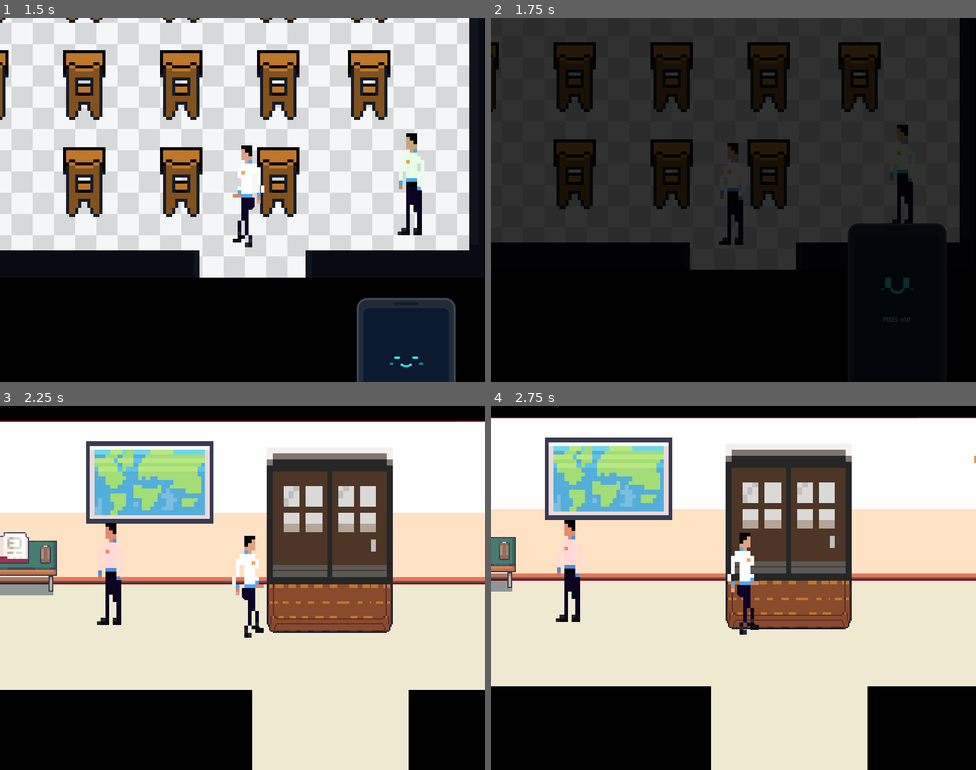
Above: before the commit, frames 1-4 (two rows, left to right).
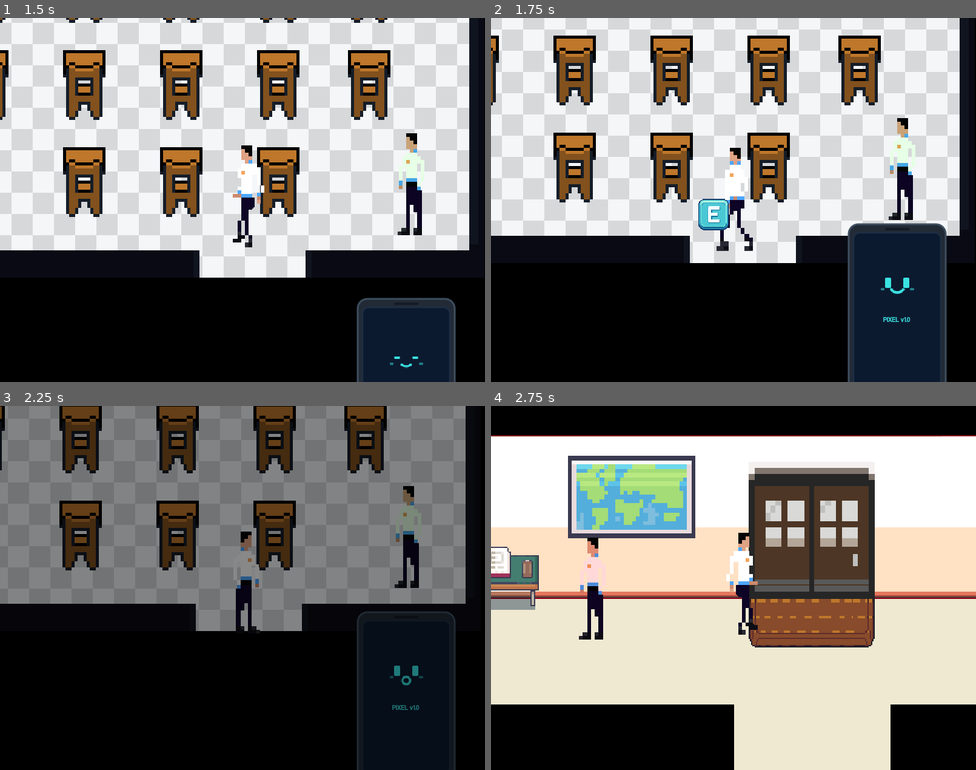
Above: after the commit, the same moments.

Repository: WilliamOramas/Juego-de-godot
Game: Godot game, scene res://src/levels/classroom_1.tscn
Same seed, same stepped clock (60 frames per second), same inputs: the game is played once before the commit and once after it. This scene is started directly instead of the project's main scene.
Inputs (mouse positions are in pixels of both pictures, inside the frame that each line leads up to):
- Up to frame 1 (1.5 s): tap Enter (ui_accept) at 0.5 s; move the mouse to (349, 181) at 0.52 s; hold D (ui_right) 0.53-1.28 s; hold Enter (ui_accept) 0.53-1.28 s; click (349, 181) at 0.67 s; move the mouse to (145, 218) at 1.27 s; hold S (ui_down) from 1.28 s (still down); tap Q (Phone) at 1.35 s
- Up to frame 2 (1.75 s): keep holding S (ui_down); tap Enter (ui_accept) at 1.52, 1.55 s
- Up to frame 3 (2.25 s): tap Enter (ui_accept) at 1.82 s; move the mouse to (291, 507) at 2.02 s; release S (ui_down) at 2.03 s; hold D (ui_right) from 2.03 s (still down); hold Enter (ui_accept) from 2.03 s (still down); tap E at 2.1 s
- Up to frame 4 (2.75 s): keep holding D (ui_right); keep holding Enter (ui_accept)

Frame 1 is identical in both runs. In frame 2, 70% of the frame differs, in the area x 0-99%, y 0-100%; in frame 3, 86%, in the area x 0-100%, y 0-100%; in frame 4, 36%.

Commit message:
refactor: remove redundant door confirmation UI in favor of unified interaction prompt system

Diff:
--- a/src/entities/door/door.gd
+++ b/src/entities/door/door.gd
@@ -1,68 +1,44 @@
-# PROVISIONAL: Los cambios de confirmación en puertas de este PR son provisionales.
 class_name Door
 extends Area2D
 
-## Ruta a la escena destino (ej. "res://src/levels/classroom_1.tscn")
 @export_file("*.tscn") var target_scene_path: String
-
-## Nombre del SpawnPoint en la escena destino donde el jugador debe aparecer
 @export var target_spawn_name: String = ""
-
-## Nombre del SpawnPoint en ESTA escena al que el jugador debe regresar en el futuro (ej. "HallwaySpawnLeft")
 @export var return_spawn_name: String = ""
-
-## Si es verdadero, usará el SpawnPoint de retorno dinámico guardado al entrar a este escenario
 @export var use_dynamic_return: bool = false
 
-## Si es verdadero, mostrará un cuadro de diálogo confirmando si se desea realizar la transición
-@export var require_confirmation: bool = true
-
-## Mensaje a mostrar en el cuadro de diálogo de confirmación
-@export var confirmation_message: String = "¿Deseas entrar?"
-
-var _is_ignored: bool = false
 var _prompt_instance: Control = null
 
 func _ready() -> void:
-	# Conectamos las señales para detectar cuando el jugador entra y sale
+	collision_mask = 2
 	body_entered.connect(_on_body_entered)
 	body_exited.connect(_on_body_exited)
 
 func _on_body_entered(body: Node2D) -> void:
-	# Verificamos si el cuerpo que entra es el jugador
 	if body is Player:
 		if target_scene_path != "":
-			if require_confirmation:
-				if not _is_ignored:
-					_show_prompt()
-			else:
-				SceneManager.change_scene(target_scene_path, target_spawn_name, return_spawn_name, use_dynamic_return)
+			_show_prompt()
 		else:
 			push_warning("La puerta '%s' no tiene una escena destino configurada en el inspector." % name)
 
 func _on_body_exited(body: Node2D) -> void:
 	if body is Player:
-		_is_ignored = false
 		_remove_prompt()
 
 func _show_prompt() -> void:
 	_remove_prompt()
-	var prompt_scene = load("res://src/menu/door_prompt.tscn")
+	var prompt_scene = load("res://src/menu/interact_prompt.tscn")
 	_prompt_instance = prompt_scene.instantiate()
 	add_child(_prompt_instance)
-	# Posicionar el panel de 66px de ancho centrado sobre la puerta (mitad es -33px)
-	_prompt_instance.position = Vector2(-33, -35)
-
-	_prompt_instance.setup(
-		func():
-			_remove_prompt()
-			SceneManager.change_scene(target_scene_path, target_spawn_name, return_spawn_name, use_dynamic_return),
-		func():
-			_is_ignored = true
-			_remove_prompt()
-	)
+	_prompt_instance.position = Vector2(-14, -35)
+	_prompt_instance.setup(_on_interact_pressed)
 
 func _remove_prompt() -> void:
 	if _prompt_instance and is_instance_valid(_prompt_instance):
 		_prompt_instance.queue_free()
 	_prompt_instance = null
+
+func _on_interact_pressed() -> void:
+	if DialogBox.is_open:
+		return
+	_remove_prompt()
+	SceneManager.change_scene(target_scene_path, target_spawn_name, return_spawn_name, use_dynamic_return)
--- a/src/levels/classroom_1.tscn
+++ b/src/levels/classroom_1.tscn
@@ -19,6 +19,9 @@
 [sub_resource type="RectangleShape2D" id="RectangleShape2D_wall_bottom_side"]
 size = Vector2(237.92375, 23)
 
+[sub_resource type="RectangleShape2D" id="RectangleShape2D_floor_bottom"]
+size = Vector2(500, 10)
+
 [sub_resource type="RectangleShape2D" id="RectangleShape2D_student_desk"]
 size = Vector2(33, 12)
 
@@ -69,6 +72,12 @@
 position = Vector2(456, 489)
 shape = SubResource("RectangleShape2D_wall_bottom_side")
 
+[node name="FloorBottom" type="StaticBody2D" parent="Walls" unique_id=1788088505]
+
+[node name="CollisionShape2D" type="CollisionShape2D" parent="Walls/FloorBottom" unique_id=1604304940]
+position = Vector2(260, 505)
+shape = SubResource("RectangleShape2D_floor_bottom")
+
 [node name="Furniture" type="Node2D" parent="." unique_id=2136829240]
 
 [node name="DeskR1C1" type="StaticBody2D" parent="Furniture" unique_id=114596009]
@@ -212,10 +221,9 @@
 script = ExtResource("3_door_gd")
 target_scene_path = "res://src/levels/school_hallway.tscn"
 use_dynamic_return = true
-require_confirmation = false
 
 [node name="CollisionShape2D" type="CollisionShape2D" parent="DoorToHallway" unique_id=822597211]
-position = Vector2(24, 16)
+position = Vector2(23, 15)
 shape = SubResource("RectangleShape2D_door")
 
 [node name="ClassroomSpawnPoint" type="Marker2D" parent="." unique_id=837593034]
@@ -225,16 +233,16 @@
 position = Vector2(427, 419)
 sprite_modulate = Color(0.9, 1, 0.9, 1)
 npc_name = "Compañero"
-dialog_lines = ["Oye, ¿qué haces fuera de tu asiento?", "El profesor Méndez está de un humor terrible hoy, no perdonará a nadie.", "Vuelve antes de que te vea, yo te cubro."]
-dialog_lines_repeat = ["¿Otra vez fuera? Eres valiente...", "No sé si podré cubrirte esta vez, pero dale."]
+dialog_lines = Array[String](["Oye, ¿qué haces fuera de tu asiento?", "El profesor Méndez está de un humor terrible hoy, no perdonará a nadie.", "Vuelve antes de que te vea, yo te cubro."])
+dialog_lines_repeat = Array[String](["¿Otra vez fuera? Eres valiente...", "No sé si podré cubrirte esta vez, pero dale."])
 routine_type = "Estático"
 
 [node name="ProfesorClase" parent="." unique_id=1591853063 instance=ExtResource("5_npc")]
 position = Vector2(240, 100)
 sprite_texture = ExtResource("6_teacher_tex")
 npc_name = "Profesor Méndez"
-dialog_lines = ["¡Silencio en clase! ¿Qué haces fuera de tu asiento?", "Abran sus libros en la página 45 y resuelvan los ejercicios del 1 al 10.", "Y tú, ocupa tu lugar ahora mismo o te mando a dirección."]
-dialog_lines_repeat = ["¿De nuevo interrumpiendo mi clase?", "No te advertiré otra vez. Toma tu lugar."]
+dialog_lines = Array[String](["¡Silencio en clase! ¿Qué haces fuera de tu asiento?", "Abran sus libros en la página 45 y resuelvan los ejercicios del 1 al 10.", "Y tú, ocupa tu lugar ahora mismo o te mando a dirección."])
+dialog_lines_repeat = Array[String](["¿De nuevo interrumpiendo mi clase?", "No te advertiré otra vez. Toma tu lugar."])
 routine_type = "Patrulla Horizontal"
 speed = 15.0
 
--- a/src/levels/classroom_2.tscn
+++ b/src/levels/classroom_2.tscn
@@ -16,6 +16,9 @@
 
 [sub_resource type="RectangleShape2D" id="RectangleShape2D_wall_bottom_side"]
 size = Vector2(237.05031, 40)
+
+[sub_resource type="RectangleShape2D" id="RectangleShape2D_floor_bottom"]
+size = Vector2(500, 10)
 
 [sub_resource type="RectangleShape2D" id="RectangleShape2D_student_desk"]
 size = Vector2(30, 19)
@@ -67,6 +70,13 @@
 position = Vector2(455, 497)
 shape = SubResource("RectangleShape2D_wall_bottom_side")
 
+[node name="FloorBottom" type="StaticBody2D" parent="Walls" unique_id=1264287921]
+position = Vector2(7, -44)
+
+[node name="CollisionShape2D" type="CollisionShape2D" parent="Walls/FloorBottom" unique_id=1852817351]
+position = Vector2(242.5, 550)
+shape = SubResource("RectangleShape2D_floor_bottom")
+
 [node name="Furniture" type="Node2D" parent="." unique_id=1945402661]
 
 [node name="DeskR1C1" type="StaticBody2D" parent="Furniture" unique_id=1388098359]
@@ -210,10 +220,9 @@
 script = ExtResource("3_door_gd")
 target_scene_path = "res://src/levels/school_hallway.tscn"
 use_dynamic_return = true
-require_confirmation = false
 
 [node name="CollisionShape2D" type="CollisionShape2D" parent="DoorToHallway" unique_id=958588288]
-position = Vector2(23.5, 16)
+position = Vector2(23, 15)
 shape = SubResource("RectangleShape2D_door")
 
 [node name="ClassroomSpawnPoint" type="Marker2D" parent="." unique_id=510557234]
--- a/src/levels/infirmary.tscn
+++ b/src/levels/infirmary.tscn
@@ -73,7 +73,6 @@
 script = ExtResource("3_door_gd")
 target_scene_path = "res://src/levels/school_hallway.tscn"
 use_dynamic_return = true
-require_confirmation = false
 
 [node name="CollisionShape2D" type="CollisionShape2D" parent="DoorToHallway" unique_id=1101677984]
 position = Vector2(0, 0.5)
--- a/src/levels/school_hallway.tscn
+++ b/src/levels/school_hallway.tscn
@@ -121,7 +121,6 @@
 target_scene_path = "res://src/levels/classroom_1.tscn"
 target_spawn_name = "ClassroomSpawnPoint"
 return_spawn_name = "HallwaySpawnLeft"
-confirmation_message = "¿Entrar al Salón 1?"
 
 [node name="CollisionShape2D" type="CollisionShape2D" parent="DoorToClassroomLeft" unique_id=809441277]
 shape = SubResource("RectangleShape2D_door")
@@ -132,7 +131,6 @@
 target_scene_path = "res://src/levels/classroom_2.tscn"
 target_spawn_name = "ClassroomSpawnPoint"
 return_spawn_name = "HallwaySpawnRight"
-confirmation_message = "¿Entrar al Salón 2?"
 
 [node name="CollisionShape2D" type="CollisionShape2D" parent="DoorToClassroomRight" unique_id=1195196960]
 shape = SubResource("RectangleShape2D_door")
@@ -149,7 +147,6 @@
 target_scene_path = "res://src/levels/infirmary.tscn"
 target_spawn_name = "InfirmarySpawnPoint"
 return_spawn_name = "HallwaySpawnInfirmary"
-confirmation_message = "¿Entrar a la Enfermería?"
 
 [node name="CollisionShape2D" type="CollisionShape2D" parent="DoorToInfirmary" unique_id=1035093039]
 shape = SubResource("RectangleShape2D_door")
--- a/src/menu/door_prompt.gd
+++ /dev/null
@@ -1,36 +0,0 @@
-# PROVISIONAL: Este panel flotante de interacción de este PR es provisional.
-extends Control
-class_name DoorPrompt
-
-signal confirmed
-signal canceled
-
-@onready var yes_button: Button = %YesButton
-@onready var no_button: Button = %NoButton
-
-func _ready() -> void:
-	process_mode = Node.PROCESS_MODE_ALWAYS
-
-func setup(on_confirm: Callable, on_cancel: Callable) -> void:
-	if not is_inside_tree():
-		await ready
-	confirmed.connect(on_confirm)
-	canceled.connect(on_cancel)
-
-func _on_yes_pressed() -> void:
-	confirmed.emit()
-
-func _on_no_pressed() -> void:
-	canceled.emit()
-
-func _input(event: InputEvent) -> void:
-	# Solo respondemos si el prompt está en pantalla
-	if not is_inside_tree():
-		return
-
-	if event.is_action_pressed("ui_accept"):
-		get_viewport().set_input_as_handled()
-		_on_yes_pressed()
-	elif event.is_action_pressed("ui_cancel"):
-		get_viewport().set_input_as_handled()
-		_on_no_pressed()
--- a/src/menu/door_prompt.tscn
+++ /dev/null
@@ -1,87 +0,0 @@
-[gd_scene format=3 uid="uid://cx1cioygldoxg"]
-
-[ext_resource type="Script" path="res://src/menu/door_prompt.gd" id="1_script"]
-[ext_resource type="PackedScene" uid="uid://cem5ckhv1st68" path="res://src/menu/custom_button.tscn" id="2_btn"]
-
-[sub_resource type="StyleBoxEmpty" id="StyleBoxEmpty_root"]
-
-[sub_resource type="StyleBoxFlat" id="StyleBoxFlat_yes_normal"]
-bg_color = Color(0.180392, 0.545098, 0.341176, 0.901961)
-corner_radius_top_left = 100
-corner_radius_top_right = 100
-corner_radius_bottom_right = 100
-corner_radius_bottom_left = 100
-
-[sub_resource type="StyleBoxFlat" id="StyleBoxFlat_yes_hover"]
-bg_color = Color(0.239216, 0.678431, 0.443137, 0.94902)
-corner_radius_top_left = 100
-corner_radius_top_right = 100
-corner_radius_bottom_right = 100
-corner_radius_bottom_left = 100
-
-[sub_resource type="StyleBoxFlat" id="StyleBoxFlat_yes_pressed"]
-bg_color = Color(0.121569, 0.4, 0.239216, 0.94902)
-corner_radius_top_left = 100
-corner_radius_top_right = 100
-corner_radius_bottom_right = 100
-corner_radius_bottom_left = 100
-
-[sub_resource type="StyleBoxEmpty" id="StyleBoxEmpty_focus"]
-
-[sub_resource type="StyleBoxFlat" id="StyleBoxFlat_no_normal"]
-bg_color = Color(0.698039, 0.25098, 0.25098, 0.901961)
-corner_radius_top_left = 100
-corner_radius_top_right = 100
-corner_radius_bottom_right = 100
-corner_radius_bottom_left = 100
-
-[sub_resource type="StyleBoxFlat" id="StyleBoxFlat_no_hover"]
-bg_color = Color(0.85098, 0.321569, 0.321569, 0.94902)
-corner_radius_top_left = 100
-corner_radius_top_right = 100
-corner_radius_bottom_right = 100
-corner_radius_bottom_left = 100
-
-[sub_resource type="StyleBoxFlat" id="StyleBoxFlat_no_pressed"]
-bg_color = Color(0.498039, 0.14902, 0.14902, 0.94902)
-corner_radius_top_left = 100
-corner_radius_top_right = 100
-corner_radius_bottom_right = 100
-corner_radius_bottom_left = 100
-
-[node name="DoorPrompt" type="PanelContainer"]
-custom_minimum_size = Vector2(66, 28)
-offset_right = 66.0
-offset_bottom = 28.0
-theme_override_styles/panel = SubResource("StyleBoxEmpty_root")
-script = ExtResource("1_script")
-
-[node name="HBoxContainer" type="HBoxContainer" parent="."]
-layout_mode = 2
-theme_override_constants/separation = 10
-alignment = 1
-
-[node name="YesButton" parent="HBoxContainer" instance=ExtResource("2_btn")]
-unique_name_in_owner = true
-custom_minimum_size = Vector2(28, 28)
-layout_mode = 2
-theme_override_styles/normal = SubResource("StyleBoxFlat_yes_normal")
-theme_override_styles/hover = SubResource("StyleBoxFlat_yes_hover")
-theme_override_styles/pressed = SubResource("StyleBoxFlat_yes_pressed")
-theme_override_styles/focus = SubResource("StyleBoxEmpty_focus")
-theme_override_font_sizes/font_size = 8
-text = "SÍ"
-
-[node name="NoButton" parent="HBoxContainer" instance=ExtResource("2_btn")]
-unique_name_in_owner = true
-custom_minimum_size = Vector2(28, 28)
-layout_mode = 2
-theme_override_styles/normal = SubResource("StyleBoxFlat_no_normal")
-theme_override_styles/hover = SubResource("StyleBoxFlat_no_hover")
-theme_override_styles/pressed = SubResource("StyleBoxFlat_no_pressed")
-theme_override_styles/focus = SubResource("StyleBoxEmpty_focus")
-theme_override_font_sizes/font_size = 8
-text = "NO"
-
-[connection signal="pressed" from="HBoxContainer/YesButton" to="." method="_on_yes_pressed"]
-[connection signal="pressed" from="HBoxContainer/NoButton" to="." method="_on_no_pressed"]
Not shown, removed: src/menu/door_prompt.gd.uid
Not shown, added: docs/dialog-system.md
Not shown, added: session.md
